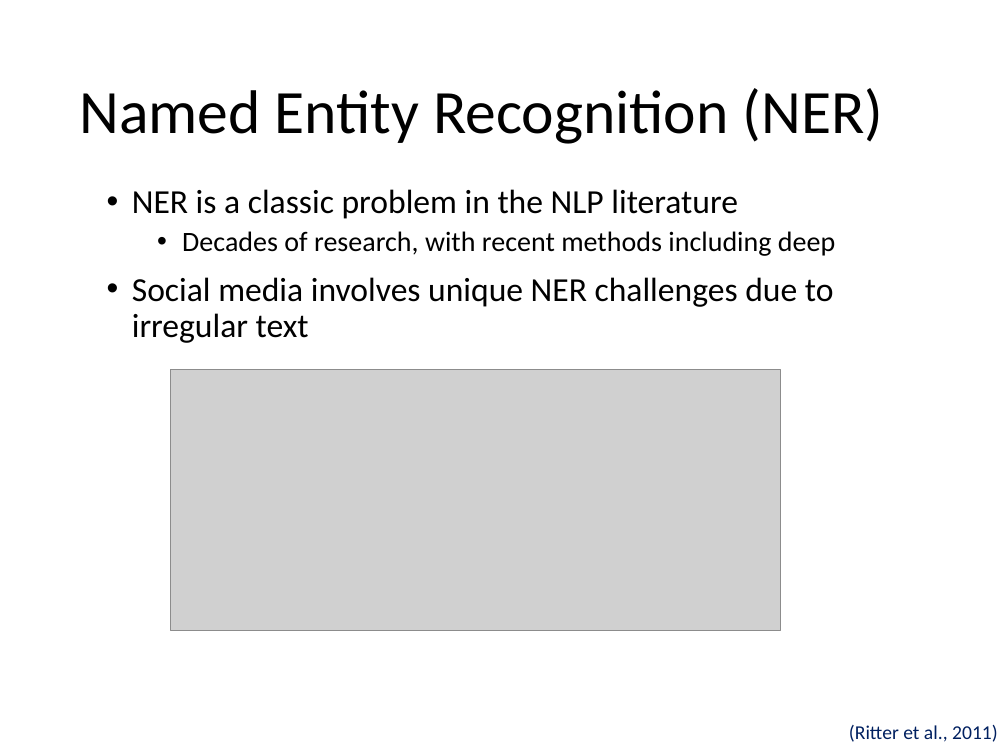
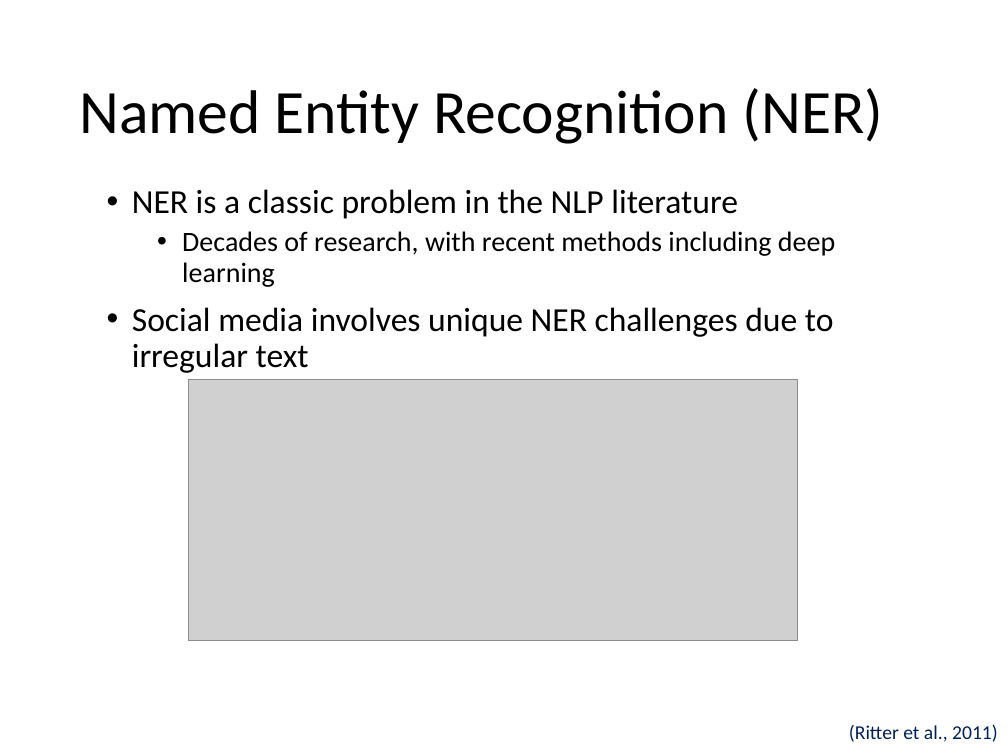
Before and after one commit to evhart/smasac-tutorial, a slide deck: slide 3 of slides/pptx/3-entity-extraction.pptx. Drawn at 1008x756 pixels with LibreOffice and Linux fonts; fonts in the diff are those of the drawing; grey boxes stand for pictures. Boxes give left, top, right and bottom in pixels: in the first picture for what was removed or moved away, otherwise in the second. Text is boxed around its words. In the diff, an @@ line names an element or a change of style, - is before the commit and + after.

Commit message:
changes to entity extraction slides

```diff
--- a/slides/pptx/3-entity-extraction.pptx
+++ b/slides/pptx/3-entity-extraction.pptx
@@ text at bbox=[182, 231, 835, 287]: text changed @@
-  • Decades of research, with recent methods including deep
+  • Decades of research, with recent methods including deep learning
@@ picture: place and size @@
-picture at bbox=[170, 370, 780, 631]
+picture at bbox=[188, 380, 798, 641]
```
Also in this commit, not shown: 11 other slides changed, 2 slides added.
